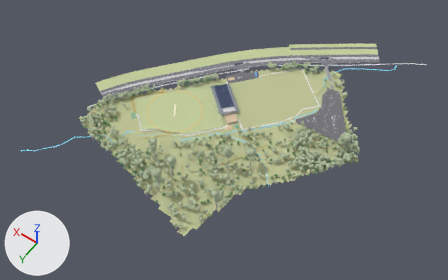
An edit to the glTF model KHFR_stage3_summer.glb, drawn before and after from the same camera.
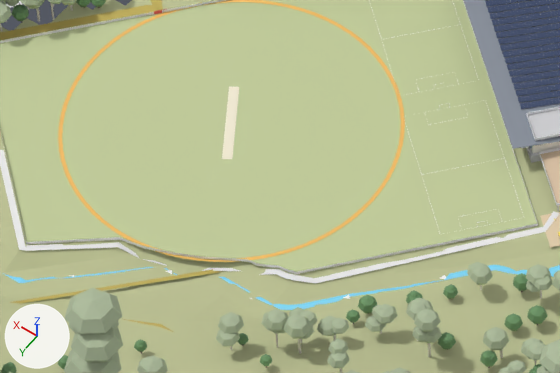
The first picture shows the older version from a 50 mm camera at (-408.0, 542.0, 860.0) aimed at (-10.0, -15.0, -15.0). The close-ups show the older and then the newer version on the part from 31% to 51% of the width and 32% to 54% of the height of that picture. Only the edits that show in the close-ups are written down. Arrows for +X, +Y and +Z are at lower left; the lights stay in place.

The first close-up shows 'Bushland forest (euc_can)', 'Bushland forest (wat_can)', 'C2 boundary rope', 'Council truck track (3 straight legs)', 'Giant eucalypts (canopies)', 'NE arm (rejoined at the playground, no crossings)', 'North path', 'Pavilion roof (skillion)', 'Reserve terrain', 'Solar array (506 panels)', 'fence_N_straight wall', 'field N flatgrass' and 17 more.
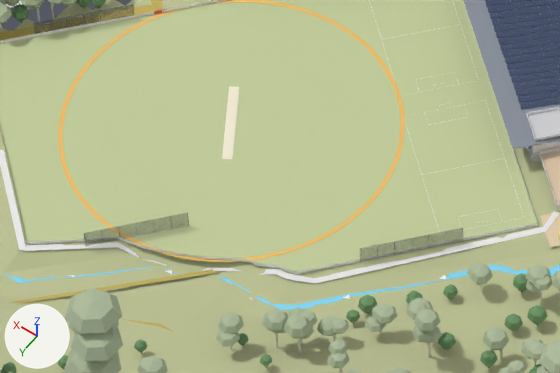
The change, as a list of edits to the scene's bpy script:
```text
Add mat_bnet:
    mat_bnet = principled_material('bnet')
    mat_bnet.base_color = (0.12, 0.13, 0.15)  # dark grey #61656c
    mat_bnet.roughness = 0.85
    mat_bnet.alpha = 0.3
Add me_p4_ball_stop_net_6_m__se:
    me_p4_ball_stop_net_6_m__se.from_pydata([(154.9, -13.6, 6.0), (164.6, -2.1, 6.0), (145.3, -25.1, 6.0), (145.2, -25.0, 6.0), (164.5, -2.0, 6.0), (164.6, -2.1, 0.0), (145.3, -25.1, 0.0), (145.2, -25.0, 0.0), (164.5, -2.0, 0.0)], [], [(0, 1, 2), (0, 2, 3), (0, 3, 4), (0, 4, 1), (5, 6, 1), (6, 2, 1), (6, 7, 2), (7, 3, 2), (7, 8, 3), (8, 4, 3), (8, 5, 4), (5, 1, 4)])
    me_p4_ball_stop_net_6_m__se.materials.append(mat_bnet)  # dark grey #61656c
Add me_p4_ball_stop_net_6_m__nw:
    me_p4_ball_stop_net_6_m__nw.from_pydata([(91.3, 39.8, 6.0), (100.9, 51.3, 6.0), (81.7, 28.3, 6.0), (81.6, 28.3, 6.0), (100.9, 51.3, 6.0), (100.9, 51.3, 0.0), (81.7, 28.3, 0.0), (81.6, 28.3, 0.0), (100.9, 51.3, 0.0)], [], [(0, 1, 2), (0, 2, 3), (0, 3, 4), (0, 4, 1), (5, 6, 1), (6, 2, 1), (6, 7, 2), (7, 3, 2), (7, 8, 3), (8, 4, 3), (8, 5, 4), (5, 1, 4)])
    me_p4_ball_stop_net_6_m__nw.materials.append(mat_bnet)  # dark grey #61656c
Add me_p3_ball_stop_net_6_m__nw:
    me_p3_ball_stop_net_6_m__nw.from_pydata([(24.1, -1.4, 6.0), (33.8, 10.1, 6.0), (14.5, -12.9, 6.0), (14.4, -12.8, 6.0), (33.7, 10.1, 6.0), (33.8, 10.1, 0.0), (14.5, -12.9, 0.0), (14.4, -12.8, 0.0), (33.7, 10.1, 0.0)], [], [(0, 1, 2), (0, 2, 3), (0, 3, 4), (0, 4, 1), (5, 6, 1), (6, 2, 1), (6, 7, 2), (7, 3, 2), (7, 8, 3), (8, 4, 3), (8, 5, 4), (5, 1, 4)])
    me_p3_ball_stop_net_6_m__nw.materials.append(mat_bnet)  # dark grey #61656c
Add ob_p4_ball_stop_net_6_m__se:
    ob_p4_ball_stop_net_6_m__se = bpy.data.objects.new('P4 ball-stop net 6 m (SE)', me_p4_ball_stop_net_6_m__se)
    ob_p4_ball_stop_net_6_m__se.location = (0.0, 0.0, 0.0)
Add ob_p4_ball_stop_net_6_m__nw:
    ob_p4_ball_stop_net_6_m__nw = bpy.data.objects.new('P4 ball-stop net 6 m (NW)', me_p4_ball_stop_net_6_m__nw)
    ob_p4_ball_stop_net_6_m__nw.location = (0.0, 0.0, 0.0)
Add ob_p3_ball_stop_net_6_m__nw:
    ob_p3_ball_stop_net_6_m__nw = bpy.data.objects.new('P3 ball-stop net 6 m (NW)', me_p3_ball_stop_net_6_m__nw)
    ob_p3_ball_stop_net_6_m__nw.location = (0.0, 0.0, 0.0)
```

Location of each change, (x1, y1, x2, y2) in pixels of the close-ups (560 x 373 px):
'P4 ball-stop net 6 m (NW)', added: after (84, 213, 189, 246)
'P3 ball-stop net 6 m (NW)', added: after (360, 228, 463, 262)
'P4 ball-stop net 6 m (SE)', added: after (34, 4, 134, 34)
